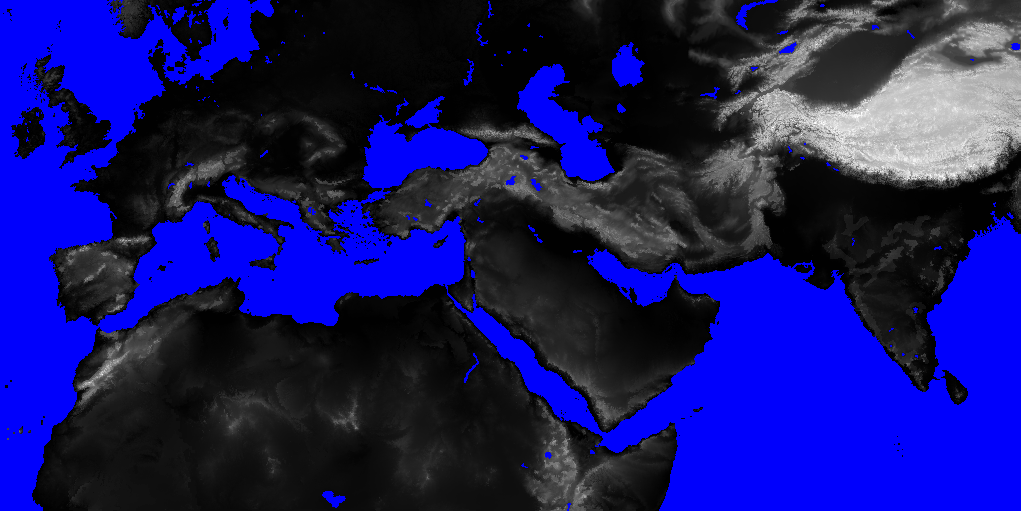
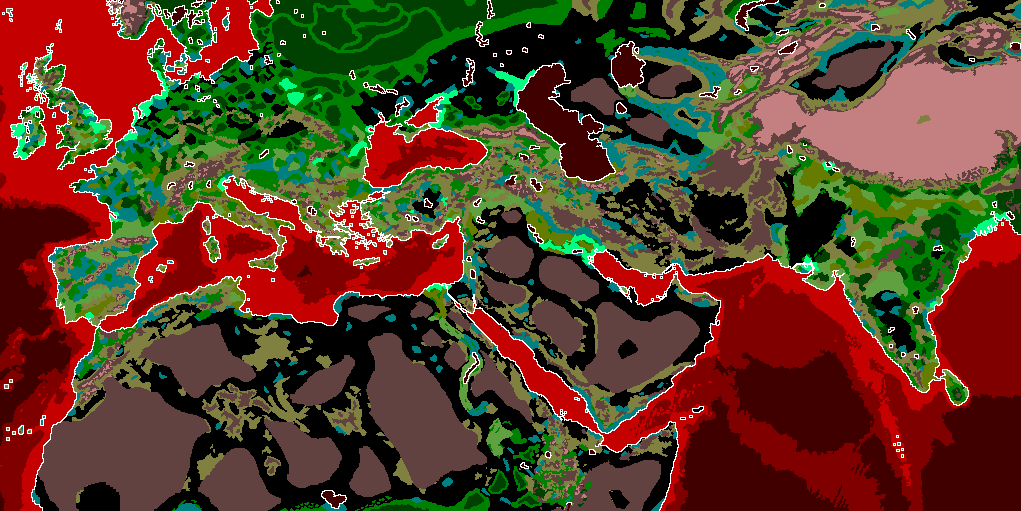
Two versions of the same layered image (1021 x 511). Layer-by-layer changes:
hid "map_heights", painted on it over [0, 0, 1021, 511]
painted on "map_ground_types" over [773, 17, 1019, 196]
